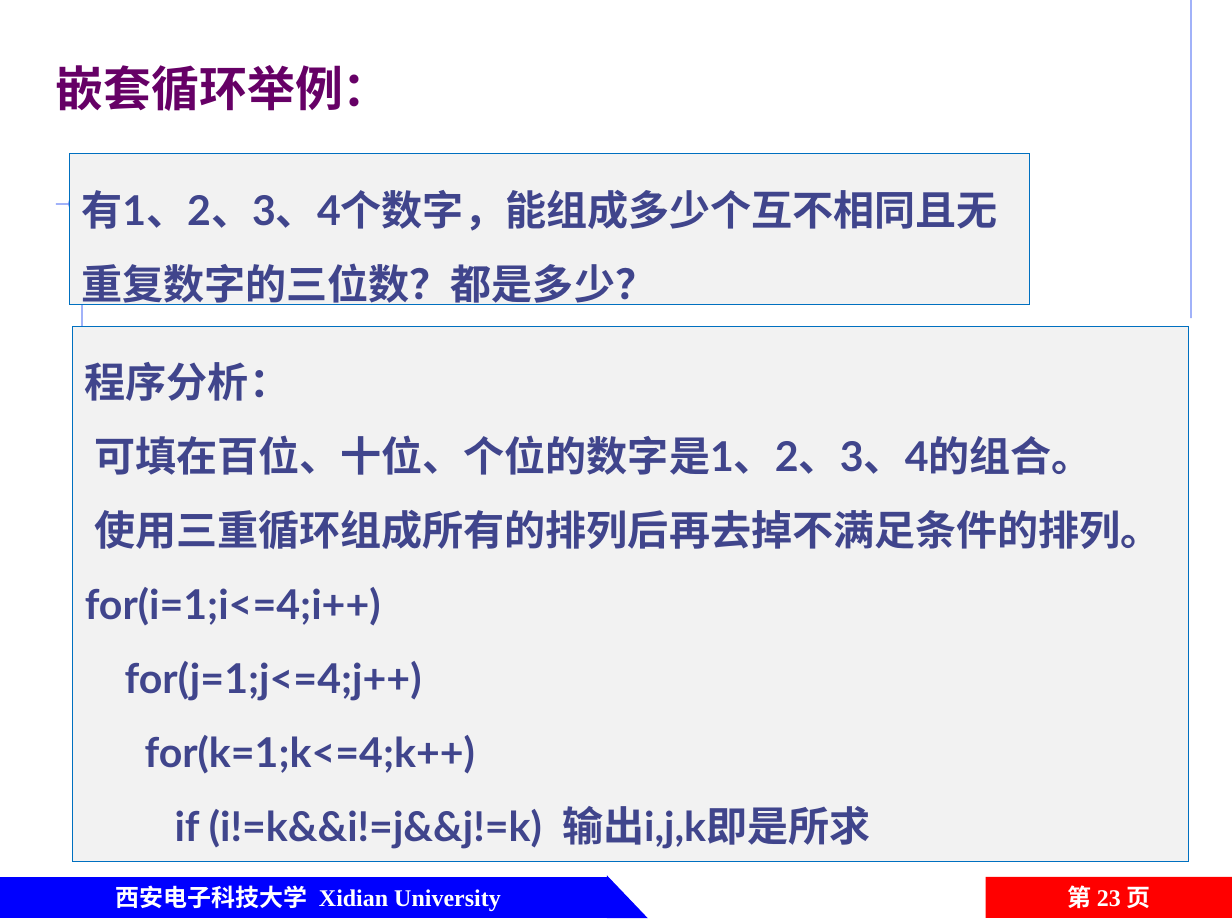
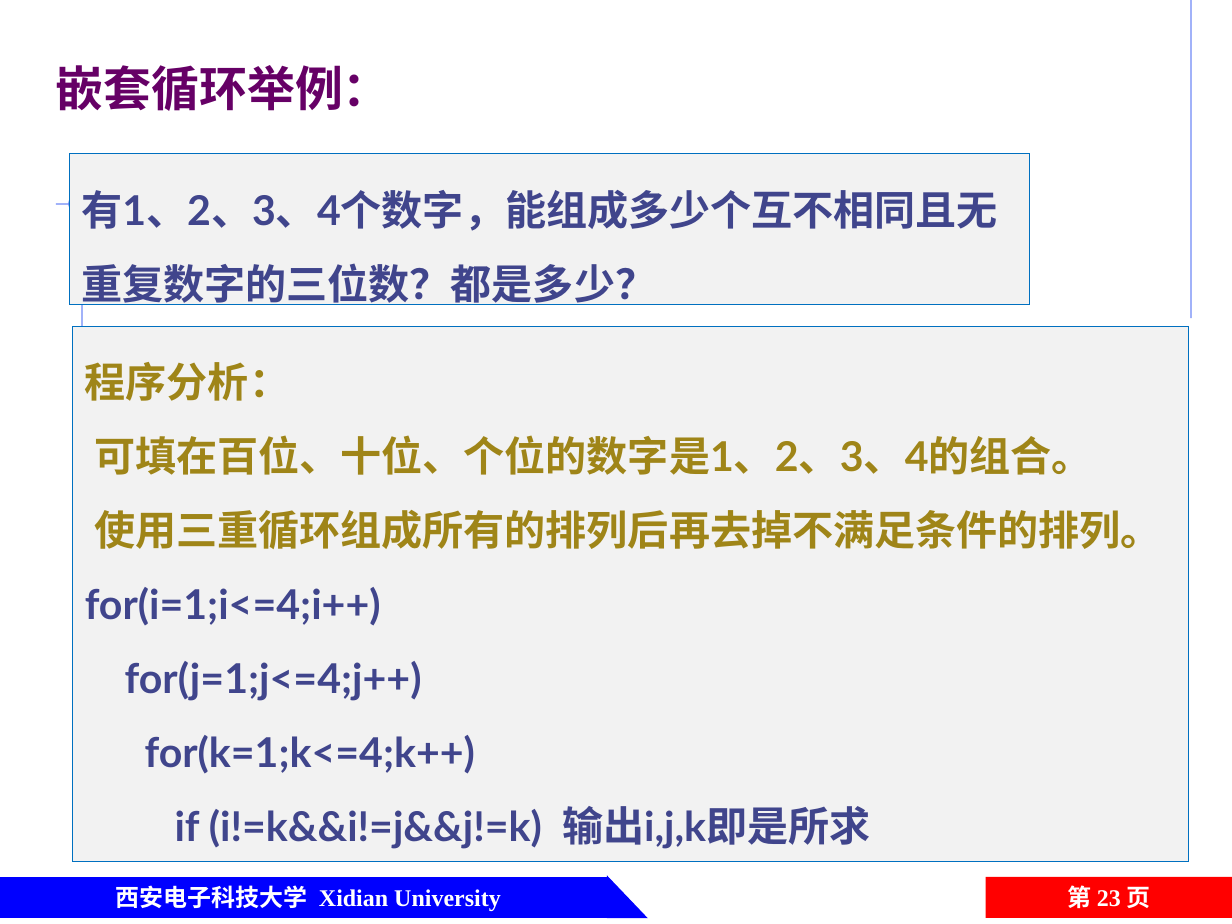
Before and after one commit to jtrfid/C-Repositories, a slide deck: slide 23 of 2016/C语言/课件/第5章 循环结构程序设计.pptx. Drawn at 1232x924 pixels with LibreOffice and Linux fonts; fonts in the diff are those of the drawing; background and template pictures are left out. Boxes give left, top, right and bottom in pixels: in the first picture for what was removed or moved away, otherwise in the second. Text is boxed around its words. In the diff, an @@ line names an element or a change of style, - is before the commit and + after.

```diff
--- a/2016/C语言/课件/第5章 循环结构程序设计.pptx
+++ b/2016/C语言/课件/第5章 循环结构程序设计.pptx
@@ text in rectangle at [85,362,1162,549]: text colour #40458C to #9F8518 in "程序分析：", "可填在百位、十位、个位的数字是1、2、3、4的组合。", "使用三重循环组成所有的排列后再去掉不满足条件的排列。" @@
```
Also in this commit, not shown: 8 other slides changed.
